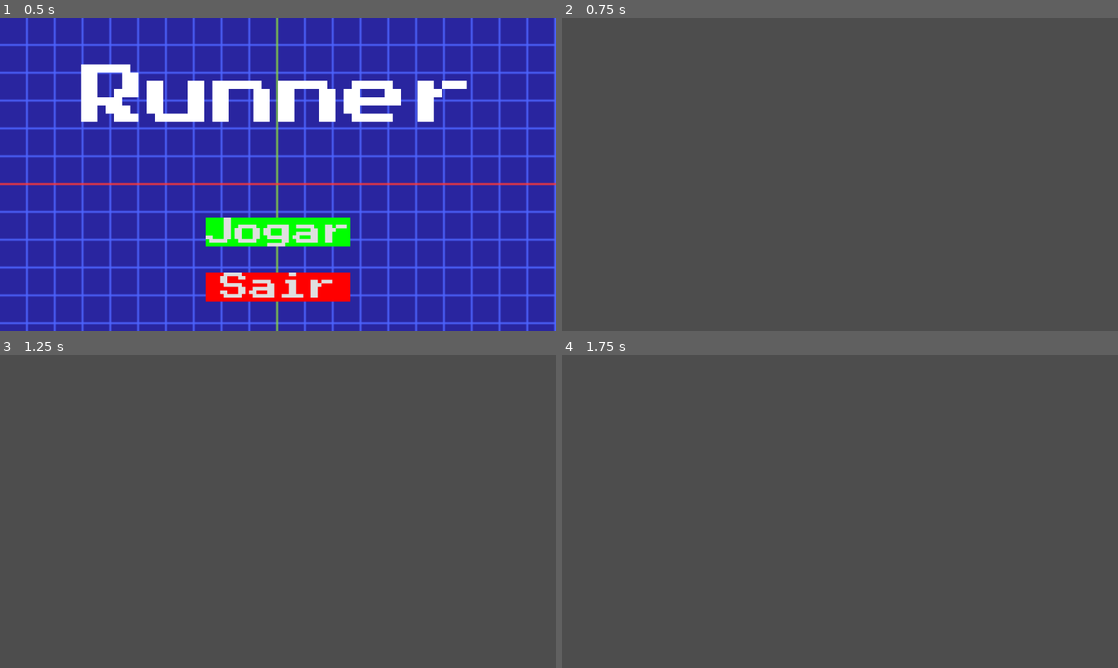
Above: before the commit, frames 1-4 (two rows, left to right).
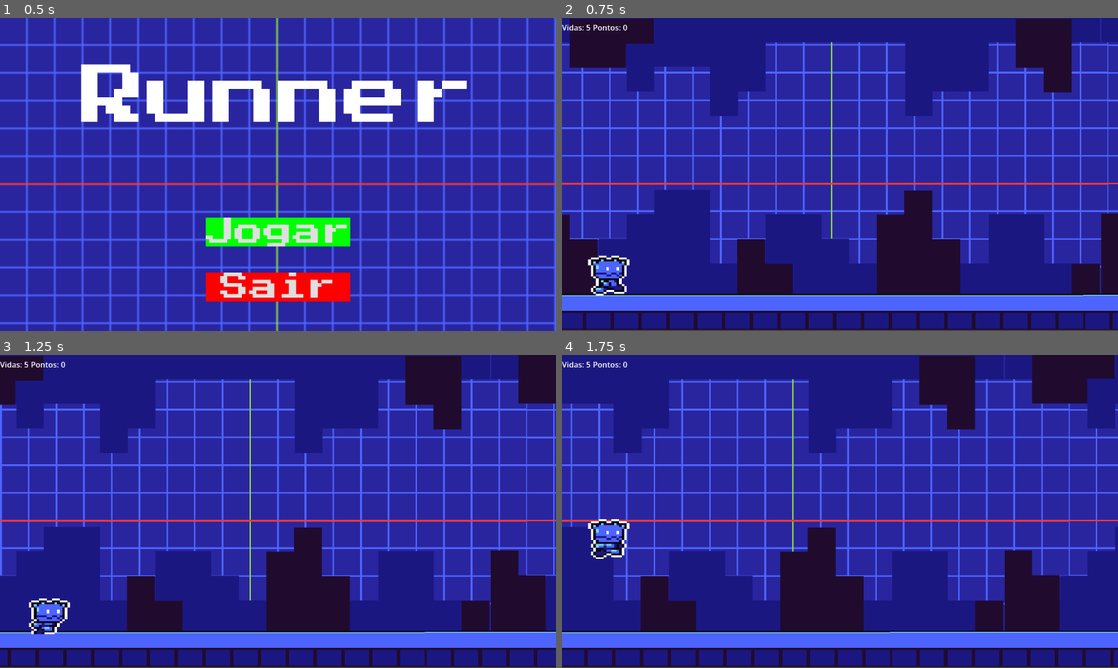
Above: after the commit, the same moments.

Repository: DaviGarotodePrograma/runner
Game: Godot game, scene res://menu.tscn
Two runs of this game, one before a commit and one after it. Both use one fixed random seed, a clock stepped at 60 frames per second and the inputs below.
Inputs:
- Up to frame 1 (0.5 s): no input
- Up to frame 2 (0.75 s): click "Jogar" at 0.5 s
- Up to frame 3 (1.25 s): no input
- Up to frame 4 (1.75 s): hold Space (ui_select) from 1.28 s (still down)

Frame 1 is identical in both runs. In frame 2, 100% of the frame differs, in the area x 0-100%, y 0-100%; in frame 3, 100%; in frame 4, 100%.

Commit message:
Runner2.0
Essas são as atividades extras que faltavam do runner

Diff:
--- /dev/null
+++ b/gerador_item.gd
@@ -0,0 +1,22 @@
+extends Node2D
+
+const ITEM_CENA = preload("res://item.tscn")
+
+var timer: float = 0.0
+
+func _process(delta: float) -> void:
+	timer += delta
+
+	if timer >= 1.5:
+		timer = 0.0 # Zerado
+		gerar_item()
+
+func gerar_item() -> void:
+	var novo_item = ITEM_CENA.instantiate()
+
+	var posicao_x: float = 1250.0
+	var posicao_y: float = randi_range(330, 490)
+
+	novo_item.position = Vector2(posicao_x, posicao_y)
+
+	get_parent().add_child(novo_item)
--- /dev/null
+++ b/gerador_obstaculos.gd
@@ -0,0 +1,26 @@
+extends Node2D
+
+# Carrega a cena do obstáculo
+const OBSTACULO_CENA = preload("res://obstaculo.tscn")
+
+# Timer iniciando em 0
+var timer: float = 0.0
+
+func _process(delta: float) -> void:
+	timer += delta
+
+	if timer >= 2.0:
+		timer = 0.0
+		gerar_obstaculo()
+
+func gerar_obstaculo() -> void:
+	# 1. Cria a cópia do obstáculo na memória
+	var novo_obstaculo = OBSTACULO_CENA.instantiate()
+
+	# 2. Configura as posições para a sua tela de 1152x648
+	var posicao_x: float = 1250.0  # Nasce um pouco depois do limite direito (1152)
+	var posicao_y: float = 545.0   # Altura do seu chão azul
+	novo_obstaculo.position = Vector2(posicao_x, posicao_y)
+
+	# 3. A LINHA MÁGICA QUE FALTAVA: Coloca o obstáculo na cena real do jogo!
+	get_parent().add_child(novo_obstaculo)
--- /dev/null
+++ b/item.gd
@@ -0,0 +1,16 @@
+extends Node2D
+
+
+var velocidade: float = 400.0
+
+func _process(delta: float) -> void:
+	# Desloca o item para a esquerda
+	position.x -= velocidade * delta
+
+
+	if position.x < -100:
+		queue_free()
+func _on_body_entered(body: Node2D) -> void:
+	if body.has_method("move_and_slide") or body.name == "Jogador":
+		body.pontos += 1
+		queue_free()
--- /dev/null
+++ b/item.tscn
@@ -0,0 +1,48 @@
+[gd_scene format=3 uid="uid://bqvqvdcofno8u"]
+
+[ext_resource type="Texture2D" uid="uid://daa2mberh5vi5" path="res://enemies.png" id="1_tnite"]
+[ext_resource type="Script" uid="uid://c1usnfwenqjye" path="res://item.gd" id="1_ttk8k"]
+
+[sub_resource type="AtlasTexture" id="AtlasTexture_ttk8k"]
+atlas = ExtResource("1_tnite")
+region = Rect2(0, 0, 48, 48)
+
+[sub_resource type="AtlasTexture" id="AtlasTexture_kg5e7"]
+atlas = ExtResource("1_tnite")
+region = Rect2(48, 0, 48, 48)
+
+[sub_resource type="AtlasTexture" id="AtlasTexture_ys7tt"]
+atlas = ExtResource("1_tnite")
+region = Rect2(96, 0, 48, 48)
+
+[sub_resource type="SpriteFrames" id="SpriteFrames_unjj8"]
+animations = [{
+"frames": [{
+"duration": 1.0,
+"texture": SubResource("AtlasTexture_ttk8k")
+}, {
+"duration": 1.0,
+"texture": SubResource("AtlasTexture_kg5e7")
+}, {
+"duration": 1.0,
+"texture": SubResource("AtlasTexture_ys7tt")
+}],
+"loop": true,
+"name": &"default",
+"speed": 5.0
+}]
+
+[sub_resource type="RectangleShape2D" id="RectangleShape2D_ttk8k"]
+
+[node name="Item" type="Area2D" unique_id=91740219]
+scale = Vector2(2, 2)
+script = ExtResource("1_ttk8k")
+
+[node name="ImagemItem" type="AnimatedSprite2D" parent="." unique_id=33351730]
+sprite_frames = SubResource("SpriteFrames_unjj8")
+autoplay = "default"
+
+[node name="CorpoItem" type="CollisionShape2D" parent="." unique_id=1572990055]
+shape = SubResource("RectangleShape2D_ttk8k")
+
+[connection signal="body_entered" from="." to="." method="_on_body_entered"]
--- a/jogador.gd
+++ b/jogador.gd
@@ -1,16 +1,17 @@
 extends CharacterBody2D
 
-var velocidade_pulo = -300
+var vidas: int = 5
+var pontos: int = 0
+var velocidade_pulo = -550
 
 func _physics_process(delta: float) -> void:
-	# velocity já é uma propriedade do CharacterBody2D
-	velocity += get_gravity() * delta # adiciona gravidade aos poucos
+	velocity += get_gravity() * delta
 
-	if is_on_floor(): # se está no chão
-		$Imagem.play("default") # dê play na animação padrão
-		if Input.is_action_pressed("ui_select"): # se apertar espaço
-			velocity.y = velocidade_pulo # velocidade para cima!
-	else: # se não está no chão
-		$Imagem.play("pular") # dê play na animação pular
+	if is_on_floor():
+		$Imagem.play("default")
+		if Input.is_action_pressed("ui_select"):
+			velocity.y = velocidade_pulo
+	else:
+		$Imagem.play("pular")
 
-	move_and_slide() # se mova de acordo com a propriedade velocity
+	move_and_slide()
--- a/jogo1.tscn
+++ b/jogo1.tscn
@@ -2,15 +2,19 @@
 
 [ext_resource type="Script" uid="uid://2g3spyqwyyxg" path="res://jogo_1.gd" id="1_nxjfv"]
 [ext_resource type="Texture2D" uid="uid://drtix87fsxx8y" path="res://background.png" id="2_c3wx7"]
+[ext_resource type="Texture2D" uid="uid://x7yec1jiwhlr" path="res://middleground2.png" id="3_y45co"]
 [ext_resource type="Texture2D" uid="uid://bsx5e5vmlu85a" path="res://foreground.png" id="3_yhuuu"]
 [ext_resource type="Texture2D" uid="uid://dn7q3l8pipleg" path="res://player.png" id="4_c3wx7"]
+[ext_resource type="Texture2D" uid="uid://b121m4gt0d8uw" path="res://middleground1.png" id="4_x0rtm"]
 [ext_resource type="Script" uid="uid://dxolwug1p72xq" path="res://jogador.gd" id="4_yhuuu"]
+[ext_resource type="Script" uid="uid://c5sps53i78bd" path="res://gerador_obstaculos.gd" id="8_eonkn"]
+[ext_resource type="Script" uid="uid://cgoe443nfmah6" path="res://gerador_item.gd" id="9_x32el"]
 
 [sub_resource type="RectangleShape2D" id="RectangleShape2D_yhuuu"]
 size = Vector2(1146.5, 71)
 
 [sub_resource type="RectangleShape2D" id="RectangleShape2D_y45co"]
-size = Vector2(75, 77.75)
+size = Vector2(82, 83)
 
 [sub_resource type="AtlasTexture" id="AtlasTexture_x0rtm"]
 atlas = ExtResource("4_c3wx7")
@@ -75,32 +79,45 @@
 }]
 
 [node name="Jogo" type="Node2D" unique_id=954651569]
+z_index = 2
 script = ExtResource("1_nxjfv")
 
 [node name="Fundo" type="Sprite2D" parent="." unique_id=1734249271]
 texture_filter = 1
-scale = Vector2(3.588889, 3.588889)
+scale = Vector2(3.584375, 3.588889)
 texture = ExtResource("2_c3wx7")
 centered = false
 
 [node name="Fundo2" type="Sprite2D" parent="." unique_id=841449329]
 texture_filter = 1
-position = Vector2(1141.0001, 0)
+position = Vector2(1144.9999, 1)
 scale = Vector2(3.59375, 3.5777779)
 texture = ExtResource("2_c3wx7")
 centered = false
 
 [node name="MeioAzul" type="Sprite2D" parent="." unique_id=479305617]
 texture_filter = 1
+position = Vector2(571, 285.5)
+scale = Vector2(3.6062498, 3.1833336)
+texture = ExtResource("3_y45co")
 
 [node name="MeioAzul2" type="Sprite2D" parent="." unique_id=1179356308]
 texture_filter = 1
+position = Vector2(1721.5, 285.5)
+scale = Vector2(3.5656252, 3.1833334)
+texture = ExtResource("3_y45co")
 
 [node name="MeioPreto" type="Sprite2D" parent="." unique_id=1928072142]
 texture_filter = 1
+position = Vector2(569.5, 287)
+scale = Vector2(3.609375, 3.1666667)
+texture = ExtResource("4_x0rtm")
 
 [node name="MeioPreto2" type="Sprite2D" parent="." unique_id=1543703320]
 texture_filter = 1
+position = Vector2(1721, 284.5)
+scale = Vector2(3.56875, 3.1833334)
+texture = ExtResource("4_x0rtm")
 
 [node name="Chao" type="Sprite2D" parent="." unique_id=1120644506]
 texture_filter = 1
@@ -126,7 +143,7 @@
 script = ExtResource("4_yhuuu")
 
 [node name="Corpo" type="CollisionShape2D" parent="Jogador" unique_id=2141038851]
-position = Vector2(100.5, 532.875)
+position = Vector2(95, 532.5)
 shape = SubResource("RectangleShape2D_y45co")
 
 [node name="Imagem" type="AnimatedSprite2D" parent="Jogador" unique_id=1237809254]
@@ -136,3 +153,21 @@
 sprite_frames = SubResource("SpriteFrames_f1dfi")
 animation = &"pular"
 autoplay = "default"
+
+[node name="GeradorObstaculos" type="Node2D" parent="." unique_id=282091153]
+script = ExtResource("8_eonkn")
+
+[node name="GeradorItem" type="Node2D" parent="." unique_id=816488286]
+script = ExtResource("9_x32el")
+
+[node name="Status" type="HBoxContainer" parent="." unique_id=921464575]
+offset_right = 40.0
+offset_bottom = 40.0
+
+[node name="Vida" type="Label" parent="Status" unique_id=195934360]
+layout_mode = 2
+text = "Vidas: 5"
+
+[node name="Pontos" type="Label" parent="Status" unique_id=1235898453]
+layout_mode = 2
+text = "Pontos: 0"
--- a/jogo_1.gd
+++ b/jogo_1.gd
@@ -6,23 +6,36 @@
 	velocidade = 400
 
 func _process(delta: float) -> void:
+	$Fundo.position.x -= velocidade * delta * 0.2
+	$Fundo2.position.x -= velocidade * delta * 0.2
 
-	# constantemente desloca o sprite pra esquerda
-	$Fundo.position.x -= velocidade * delta*0.05
-	$Fundo2.position.x -= velocidade * delta*0.05
+	$MeioAzul.position.x -= velocidade * delta * 0.5
+	$MeioAzul2.position.x -= velocidade * delta * 0.5
+	$MeioPreto.position.x -= velocidade * delta * 0.5
+	$MeioPreto2.position.x -= velocidade * delta * 0.5
 
-	if $Fundo.position.x < -1152: # se o fundo sair de cena pela esquerda
-		$Fundo.position.x = 1152 # coloque ele após a cena na direita
+	$Chao.position.x -= velocidade * delta
+	$Chao2.position.x -= velocidade * delta
 
-	if $Fundo2.position.x < -1152:
-		$Fundo2.position.x = 1152*0.05
+	if $Fundo.position.x <= -1152:
+		$Fundo.position.x = 1152
+	if $Fundo2.position.x <= -1152:
+		$Fundo2.position.x = 1152
 
-	# constantemente desloca o sprite pra esquerda
-	$Chao.position.x -= velocidade * delta*2
-	$Chao2.position.x -= velocidade * delta*2
+	if $Chao.position.x <= -1152:
+		$Chao.position.x = 1152
+	if $Chao2.position.x <= -1152:
+		$Chao2.position.x = 1152
 
-	if $Chao.position.x < -1152: # se o fundo sair de cena pela esquerda
-		$Chao.position.x = 1152 # coloque ele após a cena na direita
+	if $MeioAzul.position.x <= -1152:
+		$MeioAzul.position.x = 1152
+	if $MeioAzul2.position.x <= -1152:
+		$MeioAzul2.position.x = 1152
 
-	if $Chao2.position.x < -1152:
-		$Chao2.position.x = 1152
+	if $MeioPreto.position.x <= -1152:
+		$MeioPreto.position.x = 1152
+	if $MeioPreto2.position.x <= -1152:
+		$MeioPreto2.position.x = 1152
+	# Atualiza os textos na tela buscando os dados direto do nó do Jogador
+	$Status/Vida.text = "Vidas: " + str(int($Jogador.vidas))
+	$Status/Pontos.text = "Pontos: " + str($Jogador.pontos)
--- a/menu.gd
+++ b/menu.gd
@@ -1,18 +1,16 @@
 extends Control
 
 
-# Called when the node enters the scene tree for the first time.
+
 func _ready() -> void:
-	pass # Replace with function body.
+	pass
 
-
-# Called every frame. 'delta' is the elapsed time since the previous frame.
 func _process(delta: float) -> void:
 	pass
 
 
 func _on_jogar_pressed() -> void:
-	get_tree().change_scene_to_file("res://jogo.tscn")
+	get_tree().change_scene_to_file("res://jogo1.tscn")
 
 
 func _on_sair_pressed() -> void:
--- /dev/null
+++ b/obstaculo.gd
@@ -0,0 +1,23 @@
+extends Node2D
+
+@export var velocidade: int
+
+func _ready() -> void:
+	velocidade = 400
+
+func _process(delta: float) -> void:
+	$ImagemObstaculo.position.x -= velocidade * delta*1
+	$ImagemObstaculo.position.x -= velocidade * delta*1
+
+	position.x -= velocidade * delta
+
+
+
+	if position.x < -100:
+		queue_free()
+func _on_body_entered(body: Node2D) -> void:
+	print("Algo encostou em mim: ", body.name)
+
+	if "vidas" in body:
+		body.vidas -= 1
+		queue_free()
--- /dev/null
+++ b/obstaculo.tscn
@@ -0,0 +1,22 @@
+[gd_scene format=3 uid="uid://crmhwskxdv87t"]
+
+[ext_resource type="Script" uid="uid://bq4k6p4bvbjln" path="res://obstaculo.gd" id="1_q7004"]
+[ext_resource type="Texture2D" uid="uid://dwjssfycxai3e" path="res://thorn.png" id="2_phkyr"]
+
+[sub_resource type="RectangleShape2D" id="RectangleShape2D_phkyr"]
+size = Vector2(48.5, 36.5)
+
+[node name="Obstaculo" type="Area2D" unique_id=335668470]
+script = ExtResource("1_q7004")
+
+[node name="ImagemObstaculo" type="Sprite2D" parent="." unique_id=1213139232]
+z_index = 1
+position = Vector2(3.0517578e-05, 6.1035156e-05)
+scale = Vector2(3.5, 3.5)
+texture = ExtResource("2_phkyr")
+
+[node name="CorpoObstaculo" type="CollisionShape2D" parent="." unique_id=676383861]
+position = Vector2(-3.25, 8.75)
+shape = SubResource("RectangleShape2D_phkyr")
+
+[connection signal="body_entered" from="." to="." method="_on_body_entered"]
Not shown, added: gerador_item.gd.uid
Not shown, added: gerador_obstaculos.gd.uid
Not shown, added: item.gd.uid
Empty file added: jogo.gd
Not shown, added: jogo.gd.uid
Not shown, added: obstaculo.gd.uid
